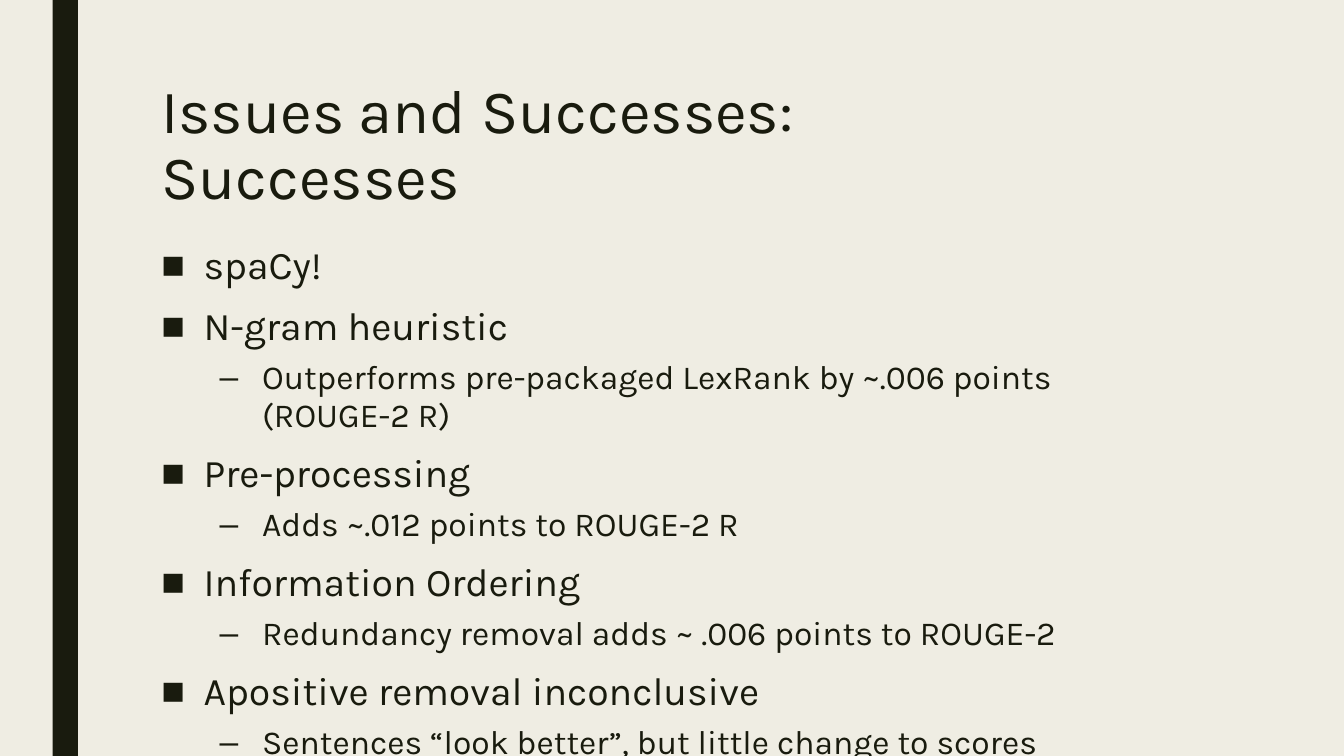
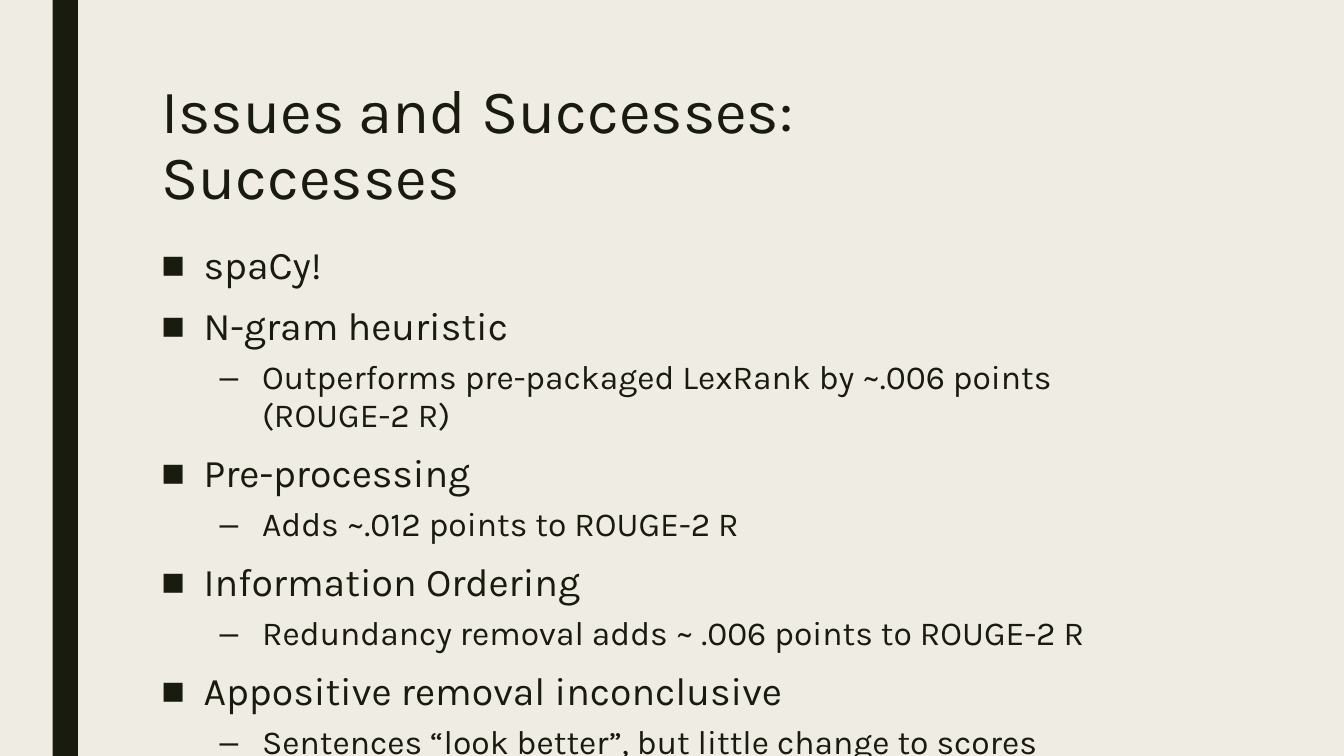
Before and after one commit to Mindful/ling-573, a slide deck: slide 19 of doc/D2_presentation.pptx. Drawn at 1344x756 pixels with LibreOffice and Linux fonts; fonts in the diff are those of the drawing. Boxes give left, top, right and bottom in pixels: in the first picture for what was removed or moved away, otherwise in the second. Text is boxed around its words. In the diff, an @@ line names an element or a change of style, - is before the commit and + after.

```diff
--- a/doc/D2_presentation.pptx
+++ b/doc/D2_presentation.pptx
@@ text at [204,622,1085,715]: text changed @@
-  – Redundancy removal adds ~ .006 points to ROUGE-2
-■ Apositive removal inconclusive
+  – Redundancy removal adds ~ .006 points to ROUGE-2 R
+■ Appositive removal inconclusive
```
Also in this commit, not shown: 1 other slide changed.
